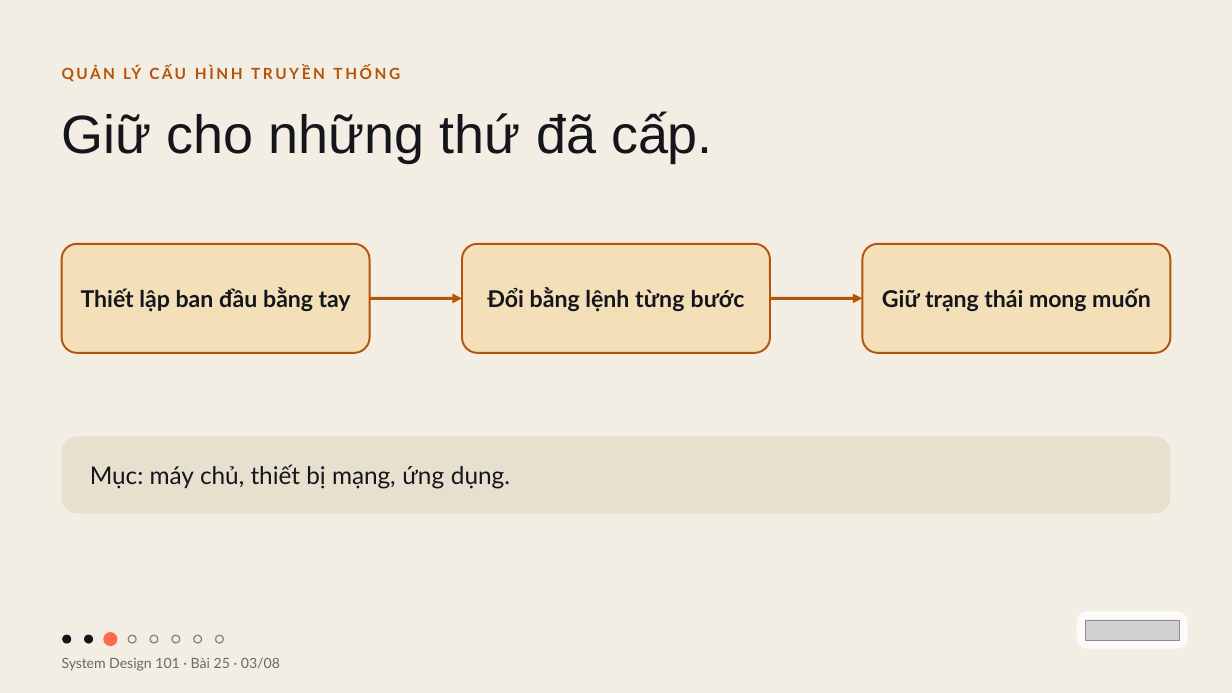
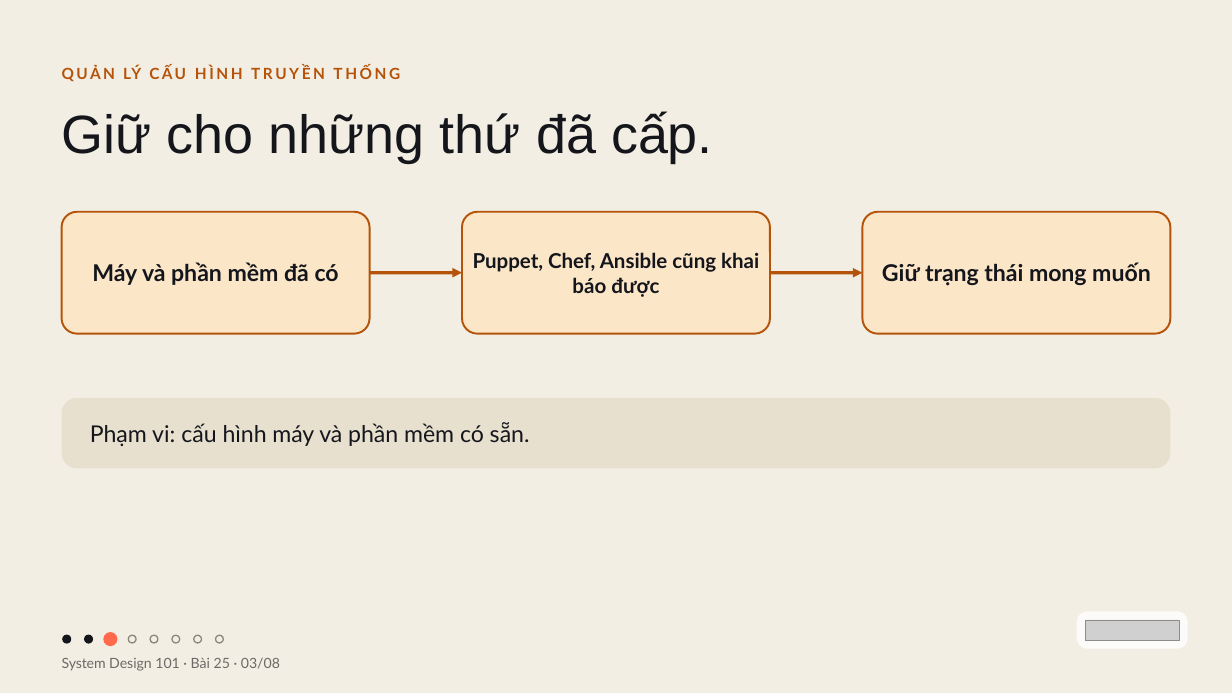
Before and after one commit to vohoailinh90/tool-marketing-studio, a slide deck: slide 3 of system-design-101/vi/lessons/sd-11-025/slides/sd-11-025.pptx. Drawn at 1232x693 pixels with LibreOffice and Linux fonts; fonts in the diff are those of the drawing; grey boxes stand for pictures. Boxes give left, top, right and bottom in pixels: in the first picture for what was removed or moved away, otherwise in the second. Text is boxed around its words. In the diff, an @@ line names an element or a change of style, - is before the commit and + after.

```diff
--- a/system-design-101/vi/lessons/sd-11-025/slides/sd-11-025.pptx
+++ b/system-design-101/vi/lessons/sd-11-025/slides/sd-11-025.pptx
@@ rounded rectangle "Máy và phần mềm đã ...": place and size @@
-rounded rectangle "Máy và phần mềm đã ..." at (62, 244, 370, 353)
+rounded rectangle "Máy và phần mềm đã ..." at (62, 212, 370, 334)
@@ fill #F3DFB8 to #FBE6C8; proportions changed in 3 elements at (862, 212, 1170, 334), (62, 212, 370, 334), (462, 212, 770, 334) @@
@@ rounded rectangle "Puppet, Chef, Ansible cũng khai ...": place and size @@
-rounded rectangle "Puppet, Chef, Ansible cũng khai ..." at (462, 244, 770, 353)
+rounded rectangle "Puppet, Chef, Ansible cũng khai ..." at (462, 212, 770, 334)
@@ rounded rectangle "Giữ trạng thái mong muốn": place and size @@
-rounded rectangle "Giữ trạng thái mong muốn" at (862, 244, 1170, 353)
+rounded rectangle "Giữ trạng thái mong muốn" at (862, 212, 1170, 334)
@@ text in rounded rectangle at (92, 262, 339, 285): text changed @@
-Thiết lập ban đầu bằng tay
+Máy và phần mềm đã có
@@ text in rounded rectangle at (473, 252, 759, 297): text changed; size 27 to 24 pt @@
-Đổi bằng lệnh từng bước
+Puppet, Chef, Ansible cũng khai báo được
@@ arrow moved from (370, 298) - (462, 298) to (370, 273) - (462, 273) @@
@@ arrow moved from (770, 298) - (862, 298) to (770, 273) - (862, 273) @@
@@ rounded rectangle: place and size @@
-rounded rectangle at (62, 436, 1170, 513)
+rounded rectangle at (62, 398, 1170, 469)
@@ rounded rectangle at (62, 398, 1170, 469): proportions changed @@
@@ text at (90, 422, 530, 446): text changed; size 28.5 to 27 pt @@
-Mục: máy chủ, thiết bị mạng, ứng dụng.
+Phạm vi: cấu hình máy và phần mềm có sẵn.
```
Also in this commit, not shown: 1 other slide changed, 14 other files.
